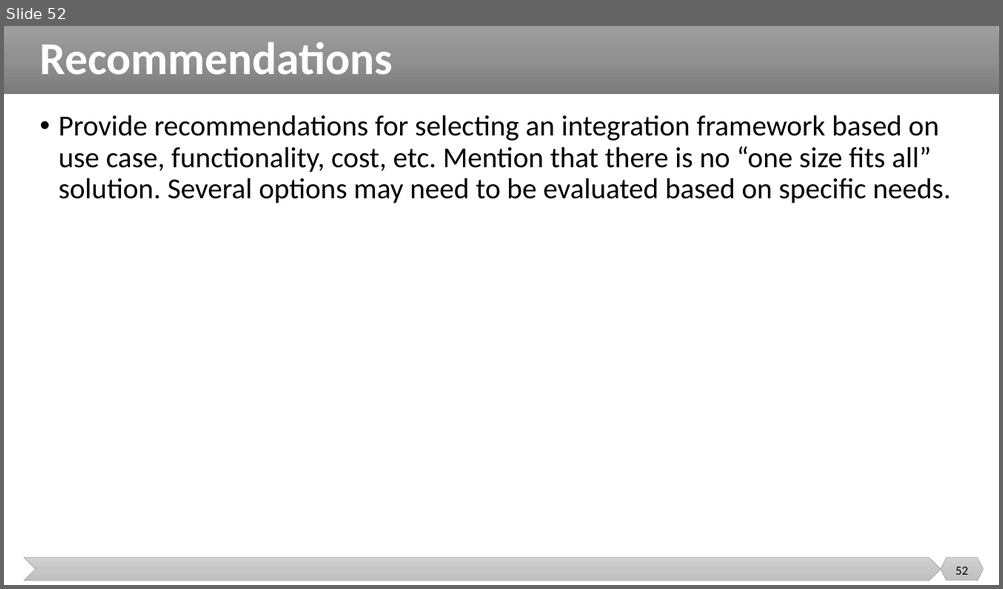
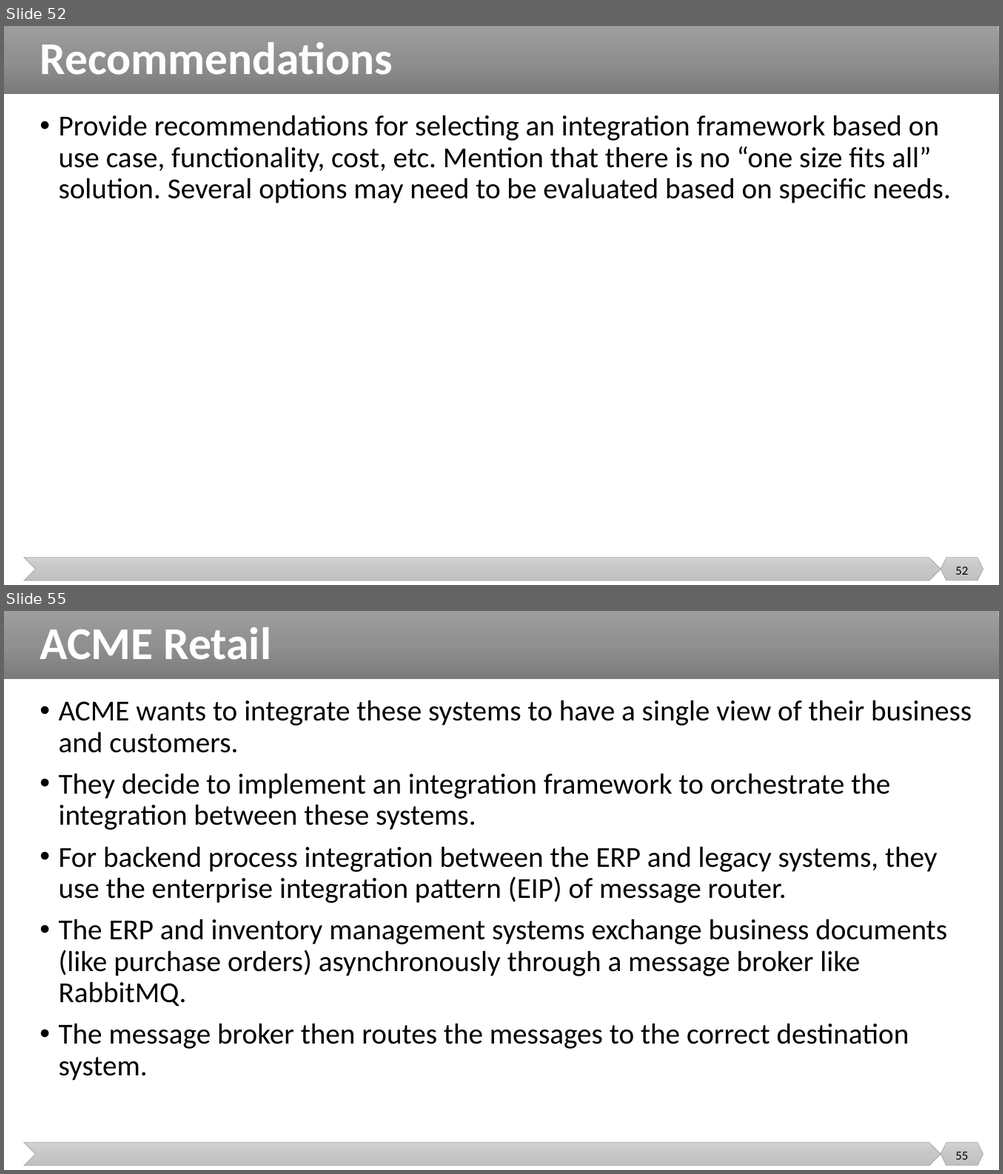
Before and after one commit to malenezi/malenezi, a slide deck: SE495/Lectures/6-Integration Patterns and Frameworks/Integration Patterns and Frameworks.pptx. Shown one above the other, each under a label of ours: slide 52 before the commit, slides 52 and 55 after it; the slides between them are not shown. The pictures are 1003x589 and 1003x1174 pixels, drawn with LibreOffice and Linux fonts; fonts in the diff are those of the drawing. Boxes give left, top, right and bottom in pixels: in the first picture for what was removed or moved away, otherwise in the second. Text is boxed around its words. In the diff, an @@ line names an element or a change of style, - is before the commit and + after.

```diff
--- a/SE495/Lectures/6-Integration Patterns and Frameworks/Integration Patterns and Frameworks.pptx
+++ b/SE495/Lectures/6-Integration Patterns and Frameworks/Integration Patterns and Frameworks.pptx
@@ slide 55 added at (x1=4, y1=611, x2=999, y2=1170), background #FFFFFF; not listed: 3 template elements that a slide beside it also shows @@
@@ title added at (x1=40, y1=627, x2=271, y2=659), 44 pt, text #FFFFFF, bold @@
+ACME Retail
@@ text added at (x1=59, y1=700, x2=971, y2=1081), 28 pt, text #000000 @@
+• ACME wants to integrate these systems to have a single view of their business and customers.
+• They decide to implement an integration framework to orchestrate the integration between these systems.
+• For backend process integration between the ERP and legacy systems, they use the enterprise integration pattern (EIP) of message router.
+• The ERP and inventory management systems exchange business documents (like purchase orders) asynchronously through a message broker like RabbitMQ.
+• The message broker then routes the messages to the correct destination system.
@@ page number added at (x1=955, y1=1152, x2=967, y2=1160), 12 pt, text #000000 @@
+55
```
Also in this commit, not shown: 1 slide changed, 6 other slides added, 1 slide removed.
